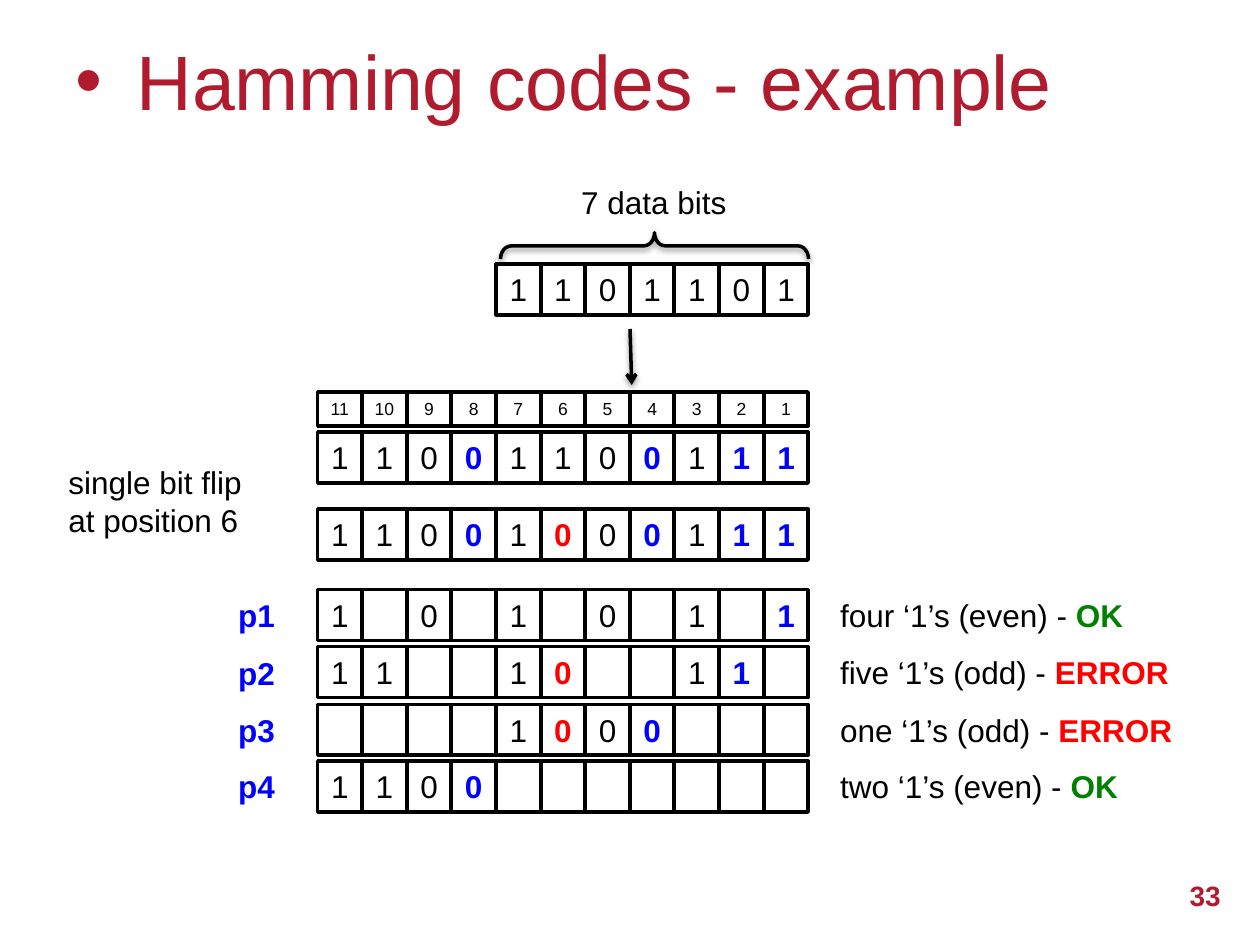
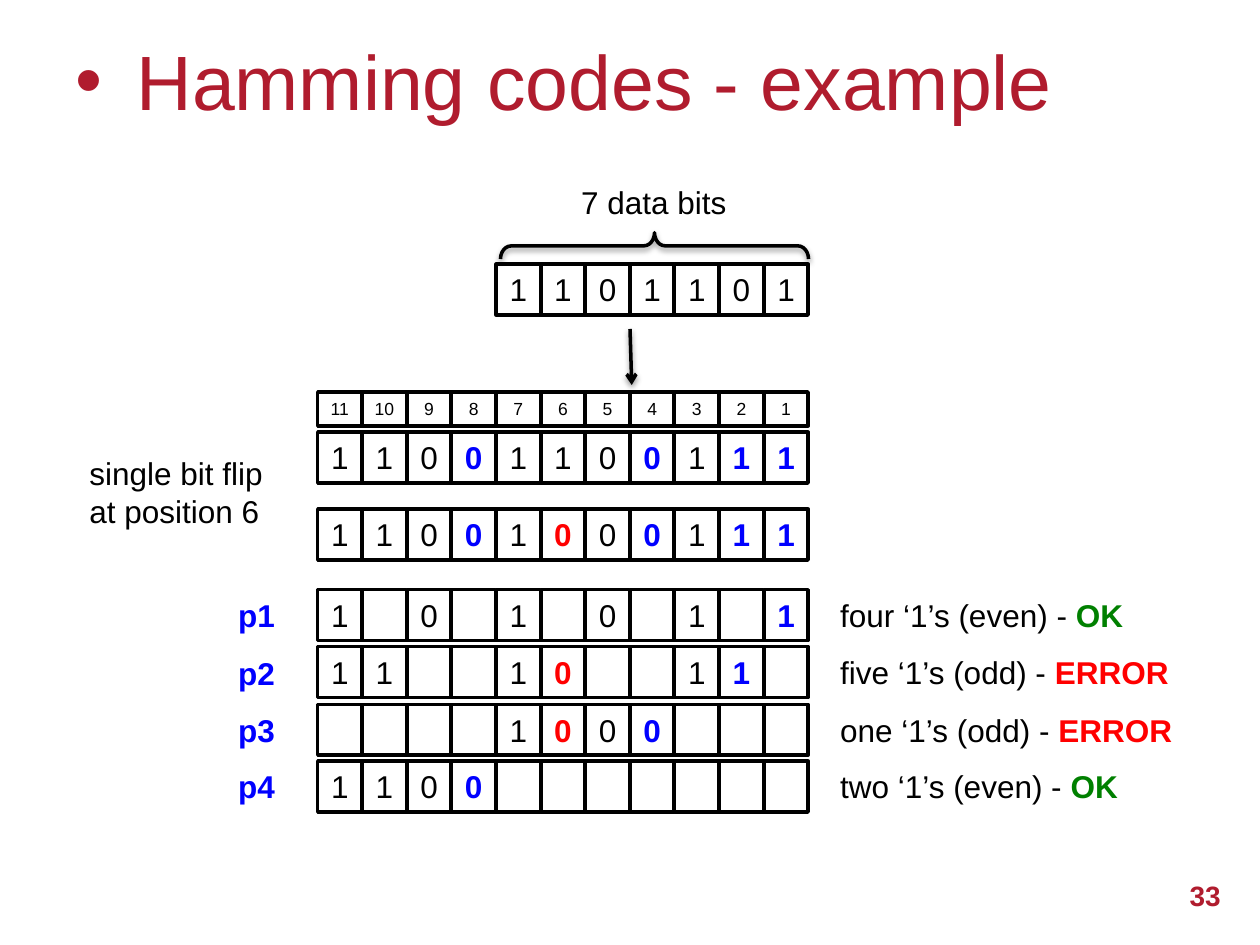
Before and after one commit to UoB-HPC/abft-training, a slide deck: slide 33 of abft-training.pptx. Drawn at 1260x945 pixels with LibreOffice and Linux fonts; fonts in the diff are those of the drawing; background and template pictures are left out. Boxes give left, top, right and bottom in pixels: in the first picture for what was removed or moved away, otherwise in the second. Text is boxed around its words. In the diff, an @@ line names an element or a change of style, - is before the commit and + after.

Commit message:
Animate parity and hamming slides

```diff
--- a/abft-training.pptx
+++ b/abft-training.pptx
@@ text "single bit flip at position ...": place and size @@
-text "single bit flip at position ..." at (68,471,241,538)
+text "single bit flip at position ..." at (89,462,262,529)
```
